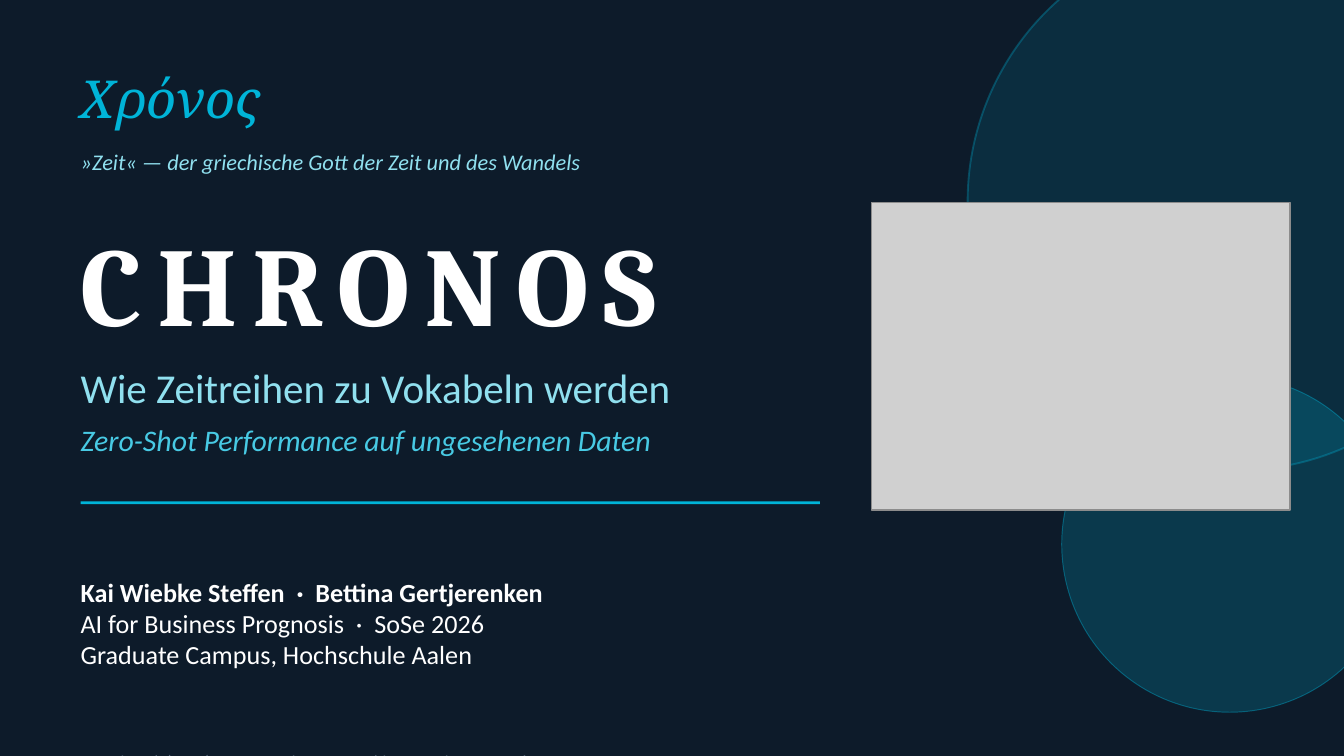
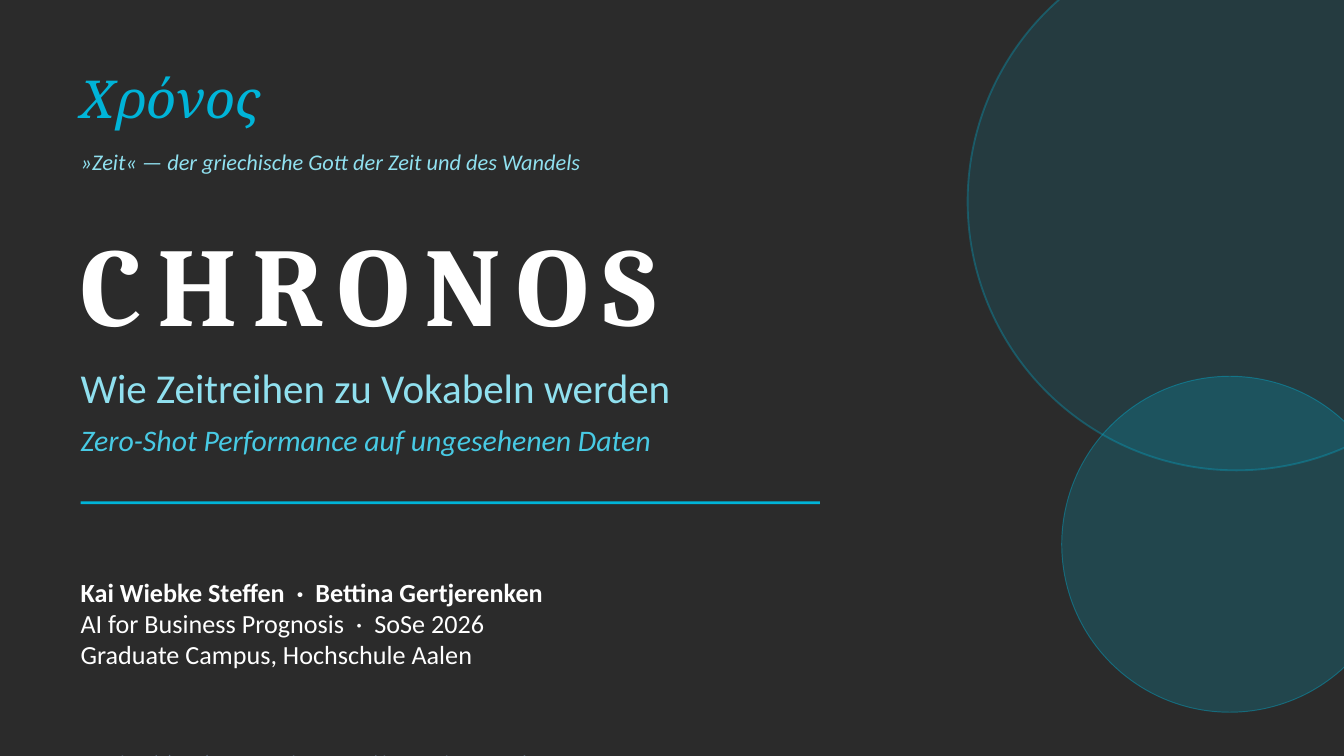
Before and after one commit to KaiSteffen/Business-Prognosis, a slide deck: slide 1 of chronos/presentation/Chronos_Praesentation.pptx. Drawn at 1344x756 pixels with LibreOffice and Linux fonts; fonts in the diff are those of the drawing; grey boxes stand for pictures; background and template pictures are left out; a plain dark background stands for a picture behind light text. Boxes give left, top, right and bottom in pixels: in the first picture for what was removed or moved away, otherwise in the second. Text is boxed around its words. In the diff, an @@ line names an element or a change of style, - is before the commit and + after.

```diff
--- a/chronos/presentation/Chronos_Praesentation.pptx
+++ b/chronos/presentation/Chronos_Praesentation.pptx
@@ background #0D1B2A to picture (left out) @@
@@ picture removed at <box>871,203,1290,511</box> @@
```
Also in this commit, not shown: 3 slides removed.
